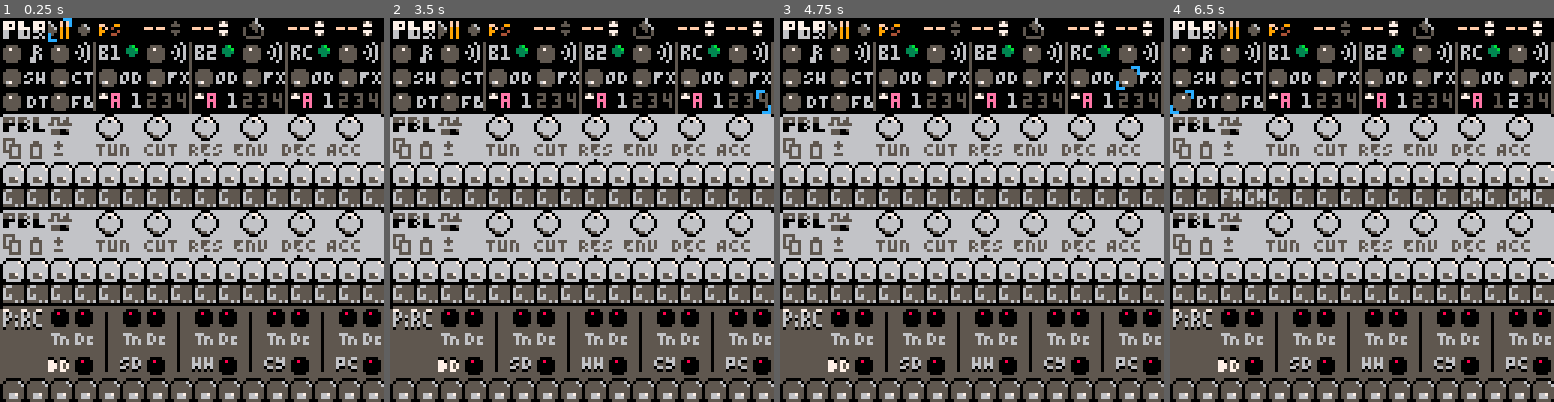
Above: before the commit, frames 1-4 (left to right).
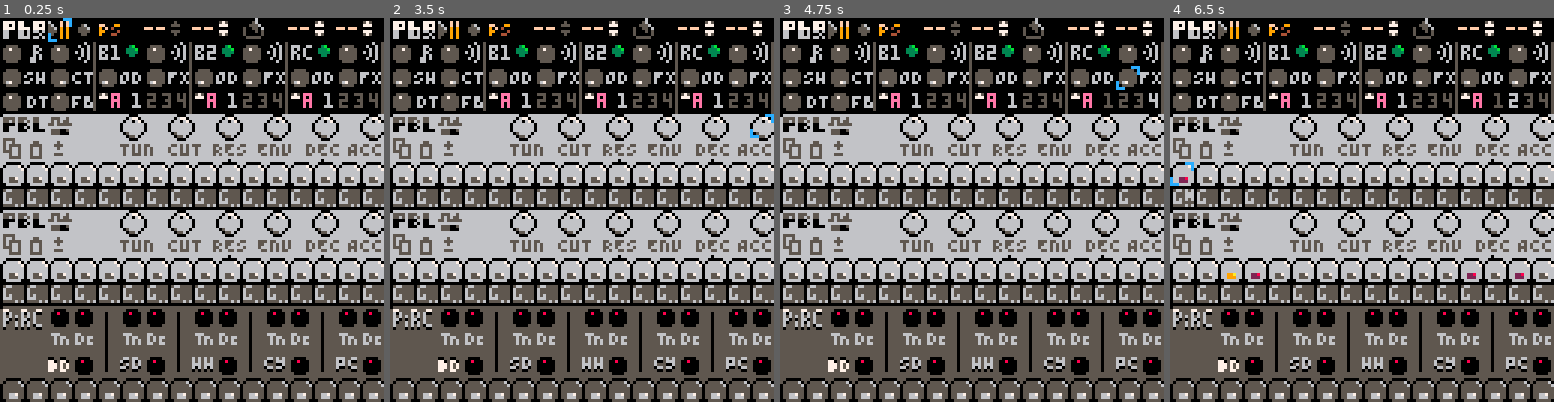
Above: after the commit, the same moments.

Repository: luchak/rp8
Game: PICO-8 cartridge pb-0x.p8
The game is run twice, just before and just after one commit, with the same random seed, the same clock (stepped at 60 frames per second) and the same inputs.
Inputs:
- Up to frame 1 (0.25 s): no input
- Up to frame 2 (3.5 s): tap O (Z key) at 0.33, 0.7, 1.43, 2.22, 3.1 s; tap X (X key) at 1.07, 2.07, 2.4, 2.73, 3.07, 3.4 s; hold Left 1.97-2.37 s; hold Down 2.42-2.82 s; hold Right from 2.87 s (still down)
- Up to frame 3 (4.75 s): release Right at 3.53 s; hold Up 3.58-4.08 s; tap X (X key) every 0.33 s from 3.73 to 4.73 s; tap O (Z key) at 3.98 s; hold Right 4.13-4.53 s; hold Down from 4.58 s (still down)
- Up to frame 4 (6.5 s): tap O (Z key) at 4.87, 5.75 s; tap X (X key) every 0.33 s from 5.07 to 6.4 s; release Down at 5.08 s; hold Left 5.13-5.8 s; hold Up 5.85-6.18 s; hold Left from 6.23 s (still down)

The runs differ from the first frame. In frame 1, 5.4% of the frame differs, in the area x 25-100%, y 25-63%; in frame 2, 5.5%; in frame 3, 5.5%; in frame 4, 6.1%, in the area x 0-100%, y 18-68%.

Commit message:
Move synth knobs one slot right

Diff:
--- a/pb-0x.p8
+++ b/pb-0x.p8
@@ -1580,12 +1580,12 @@
  )
 
  for k,x in pairs(parse[[{
-  tun=32,
-  cut=48,
-  res=64,
-  env=80,
-  dec=96,
-  acc=112
+  tun=40,
+  cut=56,
+  res=72,
+  env=88,
+  dec=104,
+  acc=120
  }]]) do
   ui:add_widget(
    dial_new(
@@ -1827,10 +1827,10 @@
 00000000000000000000000000000000000000050000000000000000000000000000000000000000000000000000000000500000000000005550005000055550
 00000000000000000000000000000000666000666666666666600066666666666660006666666666666000666666666666600066666666666660006666666666
 05750eee05750eee057500ee00000ee0666666666666666666666666666666666666666666666666666666666666666666666666666666666666666666666666
-07770e0e07770e0e07770e0000000e0e555656565566666665565656555666655665556655666655565566565666665566555665566666556655665566666666
-00000eee00000ee000000e0000000e0e656656565656666656665656656666656565566566666655665656565666665656556656666665656566656666666666
-00000e0e00000e0e00000e0000000e0e656656565656666656665656656666655665666665666656665656565666665656566656666665556566656666666666
-00000e0e07770eee077700ee07770ee0656655565656666665565556656666656566556556666665565656556666665566655665566665656655665566666666
+07770e0e07770e0e07770e0000000e0e555656565566666665565656555666655665556655666655565566565666665566555665566665566556655666666666
+00000eee00000ee000000e0000000e0e656656565656666656665656656666656565566566666655665656565666665656556656666656565666566666666666
+00000e0e00000e0e00000e0000000e0e656656565656666656665656656666655665666665666656665656565666665656566656666655565666566666666666
+00000e0e07770eee077700ee07770ee0656655565656666665565556656666656566556556666665565656556666665566655665566656566556655666666666
 00000000057500000575000005750000666666666666666666666666666666666666666666666666666666666666666666666666666666666666666666666666
 00000000000000000000000000000000666666666666666666666666666666666666066666666666666666666666666666606666666666666666666666666666
 66666666666666666666666666666666666666666666666666666666000000000000000000000000000000000000000000006000000000000000000000000000
@@ -1984,8 +1984,8 @@
 782878271726782718267827192678277828782717ce782718ce782719ce782778287827b61726d0fcfdfe787878c6cb0000000000000000000000000000000000000000000000000000000000000000000000000000000000000000000000000000000000000000000000000000000000000000000000000000000000000000
 787078717829782a7829782a7829782a787078717829782a7829782a7829782a78707871b51826d0fcfdfe787878c7c80000000000000000000000000000000000000000000000000000000000000000000000000000000000000000000000000000000000000000000000000000000000000000000000000000000000000000
 78727873d00000a3d00000a3d00000a378727873d0fcfdfed0fcfdfed0fcfdfe78727873b91926d0fcfdfe787878cac90000000000000000000000000000000000000000000000000000000000000000000000000000000000000000000000000000000000000000000000000000000000000000000000000000000000000000
-0c0d031d341e341e341e341e341e341f0c0d031d1d1dd4341e341e341e341e34000000000000000000000000000000000000000000000000000000000000000000000000000000000000000000000000000000000000000000000000000000000000000000000000000000000000000000000000000000000000000000000000
-1c1b1a1dd4d5d6d7d8d9dadbdcdddedf1c1b1a1d0ed4d4d5d6d7d8d9dadbdcdd000000000000000000000000000000000000000000000000000000000000000000000000000000000000000000000000000000000000000000000000000000000000000000000000000000000000000000000000000000000000000000000000
+0c0d031d1d341e341e341e341e341e340c0d031d1d1dd4341e341e341e341e34000000000000000000000000000000000000000000000000000000000000000000000000000000000000000000000000000000000000000000000000000000000000000000000000000000000000000000000000000000000000000000000000
+1c1b1a1d1dd4d5d6d7d8d9dadbdcddde1c1b1a1d0ed4d4d5d6d7d8d9dadbdcdd000000000000000000000000000000000000000000000000000000000000000000000000000000000000000000000000000000000000000000000000000000000000000000000000000000000000000000000000000000000000000000000000
 1010101010101010101010101010101010101010101010101010101010101010000000000000000000000000000000000000000000000000000000000000000000000000000000000000000000000000000000000000000000000000000000000000000000000000000000000000000000000000000000000000000000000000
 5555555555555555555555555555555555555555555555555555555555555555000000000000000000000000000000000000000000000000000000000000000000000000000000000000000000000000000000000000000000000000000000000000000000000000000000000000000000000000000000000000000000000000
 919267679067679067679067679067679192a1a1a1a193679367936793679367000000000000000000000000000000000000000000000000000000000000000000000000000000000000000000000000000000000000000000000000000000000000000000000000000000000000000000000000000000000000000000000000
